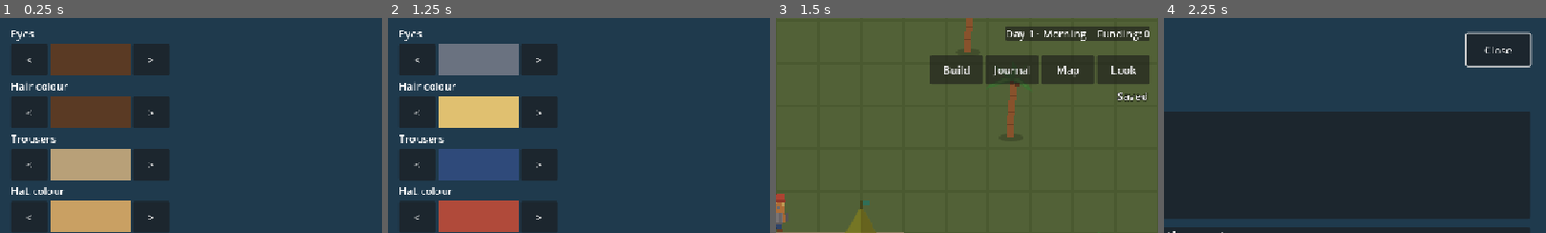
Above: before the commit, frames 1-4 (left to right).
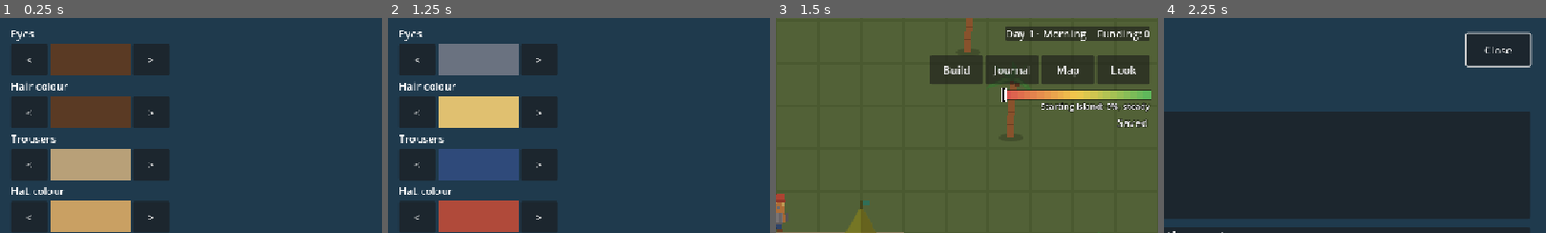
Above: after the commit, the same moments.

Repository: detronics-apps/ocean-haven
Game: Godot game, scene res://scenes/world/ocean_world.tscn
Two runs of this game, one before a commit and one after it. Both use one fixed random seed, a clock stepped at 60 frames per second and the inputs below.
Inputs:
- Up to frame 1 (0.25 s): no input
- Up to frame 2 (1.25 s): click "Surprise me!" at 0.5 s
- Up to frame 3 (1.5 s): click "Let's go!" at 1.25 s
- Up to frame 4 (2.25 s): click "Journal" at 2 s
The pictures show only the part of the screen within x 50-100%, y 0-50%; the shares and areas given below are measured in that part.

Frames 1-2 are identical in both runs. In frame 3, 2.9% of the frame differs, in the area x 59-99%, y 32-52%; in frame 4, nothing differs.

Commit message:
Health gauge (HUD, under the menu bar): the island's health now and where it's heading if everything is left as it is (IslandHealth.heading: the Kelp Forest's food web run forward), on a red-to-green bar; the 'now' line closes in on the target over 3-4 days
Co-Authored-By: Claude Opus 5.5 <noreply@anthropic.com>
Claude-Session: https://claude.ai/code/session_01TgTuR8CE1ck28M9f6vukjR

Diff:
--- a/scripts/systems/island_health.gd
+++ b/scripts/systems/island_health.gd
@@ -9,7 +9,7 @@
 
 
 ## `region`'s health 0..1, or -1 if it has no health factors yet.
-static func of(tree: SceneTree, region: RegionData) -> float:
+static func of(tree: SceneTree, region: RegionData, projected := {}) -> float:
 	if region.health.is_empty():
 		return -1.0
 	var total := 0.0
@@ -17,9 +17,9 @@
 	var scale := 1.0
 	for factor: HealthFactor in region.health:
 		if factor.scales_all:
-			scale *= lerpf(factor.scale_floor, 1.0, score(tree, region, factor))
+			scale *= lerpf(factor.scale_floor, 1.0, score(tree, region, factor, projected))
 			continue
-		total += score(tree, region, factor) * factor.weight
+		total += score(tree, region, factor, projected) * factor.weight
 		weights += factor.weight
 	return total / weights * scale if weights > 0.0 else -1.0
 
@@ -30,15 +30,15 @@
 
 
 ## How far along one factor is, 0..1.
-static func score(tree: SceneTree, region: RegionData, factor: HealthFactor) -> float:
+static func score(tree: SceneTree, region: RegionData, factor: HealthFactor, projected := {}) -> float:
 	var amount := float(maxi(factor.amount, 1))
 	match factor.kind:
 		&"clean":
 			return clampf(1.0 - count(tree, region, factor) / amount, 0.0, 1.0)
 		&"help", &"kelp":
-			return clampf(count(tree, region, factor) / amount, 0.0, 1.0)
+			return clampf(count(tree, region, factor, projected) / amount, 0.0, 1.0)
 		&"animals":
-			var n := count(tree, region, factor)
+			var n := count(tree, region, factor, projected)
 			if factor.too_many > 0 and n > factor.too_many:  # one species crowding out the rest
 				return clampf(1.0 - float(n - factor.too_many) / factor.too_many, 0.0, 1.0)
 			return clampf(n / amount, 0.0, 1.0)
@@ -49,7 +49,7 @@
 			# In balance: up to `amount` urchins a bed (none at twice that), and at least a few
 			# (a healthy forest keeps some).
 			var beds: int = maxi(eco.beds().size(), 1)
-			var urchins: float = eco.urchin_amount()
+			var urchins: float = projected.get("urchins", eco.urchin_amount())
 			var not_too_many := clampf(2.0 - urchins / beds / amount, 0.0, 1.0)
 			# Fewer than 0.2 a bed: each time they fall tenfold, the score falls to nothing.
 			var some := clampf(1.0 + log(maxf(urchins / beds, 0.0001) / 0.2) / log(10.0), 0.0, 1.0)
@@ -66,7 +66,11 @@
 
 
 ## The raw number behind a factor: litter pieces about, times helped, animals living there.
-static func count(tree: SceneTree, region: RegionData, factor: HealthFactor) -> int:
+static func count(tree: SceneTree, region: RegionData, factor: HealthFactor, projected := {}) -> int:
+	if factor.kind == &"kelp" and projected.has("kelp"):
+		return projected.kelp
+	if factor.kind == &"animals" and projected.has(factor.target):
+		return projected[factor.target]
 	match factor.kind:
 		&"clean":
 			return tree.get_nodes_in_group("debris").filter(func(d: Node2D) -> bool:
@@ -111,6 +115,15 @@
 	return "%s: %d / %d" % [factor.text, mini(n, factor.amount), factor.amount]
 
 
+## Where `region`'s health is heading if the ranger leaves everything as it is: its
+## ecosystem's settled state (islands without one: as it is now).
+static func heading(tree: SceneTree, region: RegionData) -> float:
+	var eco := ecosystem(tree, region)
+	if eco and eco.has_method("project") and Regions.is_discovered(region):
+		return of(tree, region, eco.project())
+	return of(tree, region)
+
+
 ## Colours every island's ground by its health.
 static func tint(tree: SceneTree) -> void:
 	for ground: TileMapLayer in tree.get_nodes_in_group("ground"):
--- /dev/null
+++ b/scripts/ui/health_gauge.gd
@@ -0,0 +1,70 @@
+class_name HealthGauge
+extends Control
+## The island the ranger is on: its health now, and where it's heading if everything is
+## left as it is (IslandHealth.heading), on a bar from red (struggling) to green (healthy).
+## A white line marks now; a hollow marker, where it's going. Over the 3-4 days a change takes
+## to settle, the "now" line moves up (or down) to the marker.
+
+const BAR := Vector2(220, 12)
+const REFRESH := 1.0
+
+var now := -1.0
+var heading := -1.0
+var island := ""
+var _wait := 0.0
+var _label: Label
+
+
+func _ready() -> void:
+	custom_minimum_size = Vector2(BAR.x, BAR.y + 20)
+	mouse_filter = Control.MOUSE_FILTER_IGNORE
+	_label = Label.new()
+	_label.add_theme_font_size_override("font_size", 13)
+	_label.add_theme_constant_override("outline_size", 4)
+	_label.add_theme_color_override("font_outline_color", Color.BLACK)
+	_label.position = Vector2(0, BAR.y + 2)
+	_label.size = Vector2(BAR.x, 16)
+	_label.horizontal_alignment = HORIZONTAL_ALIGNMENT_RIGHT
+	add_child(_label)
+
+
+func _process(delta: float) -> void:
+	_wait -= delta
+	if _wait > 0.0:
+		return
+	_wait = REFRESH
+	var ranger := ControlledBody.active(get_tree())
+	var region := Regions.nearest(ranger.global_position if ranger else Vector2.ZERO)
+	now = IslandHealth.of(get_tree(), region)
+	visible = now >= 0.0
+	if not visible:
+		return
+	heading = IslandHealth.heading(get_tree(), region)
+	island = region.display_name
+	var arrow := "steady" if absf(heading - now) < 0.02 else ("heading up to %d%%" % roundi(heading * 100.0) if heading > now
+		else "heading down to %d%%" % roundi(heading * 100.0))
+	_label.text = "%s: %d%%, %s" % [island, roundi(now * 100.0), arrow]
+	queue_redraw()
+
+
+## Red to yellow to green along the bar.
+static func colour_at(t: float) -> Color:
+	if t < 0.5:
+		return Color("d9534f").lerp(Color("f2c94c"), t * 2.0)
+	return Color("f2c94c").lerp(Color("58b85c"), (t - 0.5) * 2.0)
+
+
+func _draw() -> void:
+	if now < 0.0:
+		return
+	draw_rect(Rect2(Vector2(-2, -2), BAR + Vector2(4, 4)), Color(0, 0, 0, 0.55))
+	var steps := 22
+	for i in steps:
+		var t := float(i) / steps
+		draw_rect(Rect2(Vector2(BAR.x * t, 0), Vector2(BAR.x / steps + 1.0, BAR.y)), colour_at(t + 0.5 / steps))
+	# Where it's heading: a hollow marker; now: a solid white line.
+	var target_x := BAR.x * clampf(heading, 0.0, 1.0)
+	draw_rect(Rect2(Vector2(target_x - 3, -4), Vector2(6, BAR.y + 8)), Color.WHITE, false, 2.0)
+	var now_x := BAR.x * clampf(now, 0.0, 1.0)
+	draw_rect(Rect2(Vector2(now_x - 1, -3), Vector2(3, BAR.y + 6)), Color.WHITE)
+	draw_rect(Rect2(Vector2(now_x - 1, -3), Vector2(3, BAR.y + 6)), Color.BLACK, false, 1.0)
--- a/scripts/ui/hud.gd
+++ b/scripts/ui/hud.gd
@@ -81,7 +81,7 @@
 	_event_note.anchor_right = 1.0
 	_event_note.offset_left = -420
 	_event_note.offset_right = -16
-	_event_note.offset_top = 132
+	_event_note.offset_top = 170
 	_event_note.horizontal_alignment = HORIZONTAL_ALIGNMENT_RIGHT
 	_event_note.autowrap_mode = TextServer.AUTOWRAP_WORD_SMART
 	_event_note.add_theme_color_override("font_color", Color("ffd27a"))
@@ -90,6 +90,15 @@
 	_event_note.mouse_filter = Control.MOUSE_FILTER_IGNORE
 	add_child(_event_note)
 	%JournalButton.add_sibling(map_button)
+	# The island's health now and where it's heading, under the menu bar.
+	var gauge := HealthGauge.new()
+	gauge.name = "HealthGauge"
+	gauge.anchor_left = 1.0
+	gauge.anchor_right = 1.0
+	gauge.offset_left = -12.0 - HealthGauge.BAR.x
+	gauge.offset_right = -12.0
+	gauge.offset_top = 110.0
+	add_child(gauge)
 	for build_mode: BuildMode in get_tree().get_nodes_in_group("build_mode"):
 		build_mode.built.connect(_on_built)
 	# Which version this is (written by tools/publish_pages.sh), tiny, under the minimap.
@@ -170,7 +179,7 @@
 		_saved_note.anchor_right = 1.0
 		_saved_note.offset_left = -80
 		_saved_note.offset_right = -16
-		_saved_note.offset_top = 106
+		_saved_note.offset_top = 146
 		_saved_note.horizontal_alignment = HORIZONTAL_ALIGNMENT_RIGHT
 		_saved_note.add_theme_constant_override("outline_size", 4)
 		_saved_note.add_theme_color_override("font_outline_color", Color.BLACK)
--- a/scripts/world/kelp_ecosystem.gd
+++ b/scripts/world/kelp_ecosystem.gd
@@ -638,6 +638,51 @@
 	return list.reduce(func(sum: float, b: KelpBed) -> float: return sum + b.health, 0.0) / list.size()
 
 
+## Where the food web settles if the ranger leaves everything as it is now: the same model
+## run forward on copies (habitats, restoration and hurt or caught otters as they are).
+## Returns counts for IslandHealth.of's `projected`: "kelp" (%), "urchins", and animals by id.
+func project() -> Dictionary:
+	var species: AnimalData = load("res://data/animals/sea_otter.tres")
+	var list := beds()
+	var health: Array[float] = []
+	var urchins: Array[float] = []
+	for bed in list:
+		health.append(bed.health)
+		urchins.append(bed.urchins)
+	var room := 0
+	for home in _habitats(species):
+		if not home.damaged and home.upkeep_paid:
+			room += home.capacity()
+	var working := otters().filter(func(o: Animal) -> bool: return not o.injured and not o.tangled).size()
+	var restored := 0
+	for building: Building in get_tree().get_nodes_in_group("buildings"):
+		if building.data.restores_beds > 0 and not building.damaged and building.upkeep_paid \
+				and Regions.nearest(building.global_position).id == region_id:
+			restored += building.data.restores_beds
+	var otter_count := mini(working, 1) if room == 0 else room
+	for step in 60:
+		var fed := 0.0
+		for i in list.size():
+			fed += urchins[i] + species.kelp_food * health[i]
+		if room > 0:
+			otter_count = clampi(floori(fed / species.food_needed), 1, room)
+		var order := range(list.size())
+		order.sort_custom(func(a: int, b: int) -> bool: return health[a] < health[b])
+		for i in list.size():
+			var food_share := urchin_starved + (1.0 - urchin_starved) * health[i]
+			urchins[i] = lerpf(urchins[i], maxf(urchin_max * list[i].urchin_share * food_share * exp(-otter_count / otter_scale), urchin_min), 0.3)
+			var target := clampf(1.0 - urchins[i] / bare_at, 0.0, 1.0)
+			if order.find(i) < restored:
+				target = clampf(target + restore_bonus * (overgrazed_restore if urchins[i] >= overgrazed_at else 1.0), 0.0, 1.0)
+			health[i] = lerpf(health[i], target, 0.3)
+	var kelp_sum: float = health.reduce(func(sum: float, h: float) -> float: return sum + h, 0.0)
+	var fish := maxi(floori(kelp_sum * fish_per_bed), 1)
+	var birds := maxi(mini(mini(roundi(float(fish) / fish_per_cormorant), cormorant_max), Arrivals.grown_trees(get_tree(), region())), 1)
+	return {"kelp": roundi(kelp_sum / maxf(list.size(), 1) * 100.0),
+		"urchins": urchins.reduce(func(sum: float, u: float) -> float: return sum + u, 0.0),
+		species.id: otter_count, FISH.id: fish, CORMORANT.id: birds}
+
+
 ## Urchins on the island, not rounded (a few scattered ones still count).
 func urchin_amount() -> float:
 	return beds().reduce(func(sum: float, b: KelpBed) -> float: return sum + b.urchins, 0.0)
--- a/tests/test_otters.gd
+++ b/tests/test_otters.gd
@@ -53,8 +53,15 @@
 	for i in range(1, 3):
 		homes.append(build_mode.add_building(habitat_data, cells[i]))
 	ecosystem.settle_now()
-	days.call(4.0)
+	for d in get_nodes_in_group("debris"):
+		if d.global_position.distance_to(kelp_region.center) < kelp_region.waters_radius:
+			d.free()
+	var predicted: float = health.heading(self, kelp_region)
+	var start_health: float = health.of(self, kelp_region)
+	days.call(6.0)
 	var balanced: float = health.of(self, kelp_region)
+	_expect(absf(balanced - predicted) < 0.08 and predicted > start_health + 0.1,
+		"the gauge showed where it was heading: %d%% predicted, %d%% reached (from %d%%)" % [roundi(predicted * 100), roundi(balanced * 100), roundi(start_health * 100)])
 	_expect(otter_count.call() == 6, "3 habitats: 6 otters (%d)" % otter_count.call())
 	_expect(ecosystem.kelp_health() > 0.7 and ecosystem.urchin_total() > ecosystem.beds().size() * 0.2,
 		"within 4 days the kelp has recovered (%d%%) with some urchins left (%d)" % [roundi(ecosystem.kelp_health() * 100), ecosystem.urchin_total()])
Not shown, added: scripts/ui/health_gauge.gd.uid
